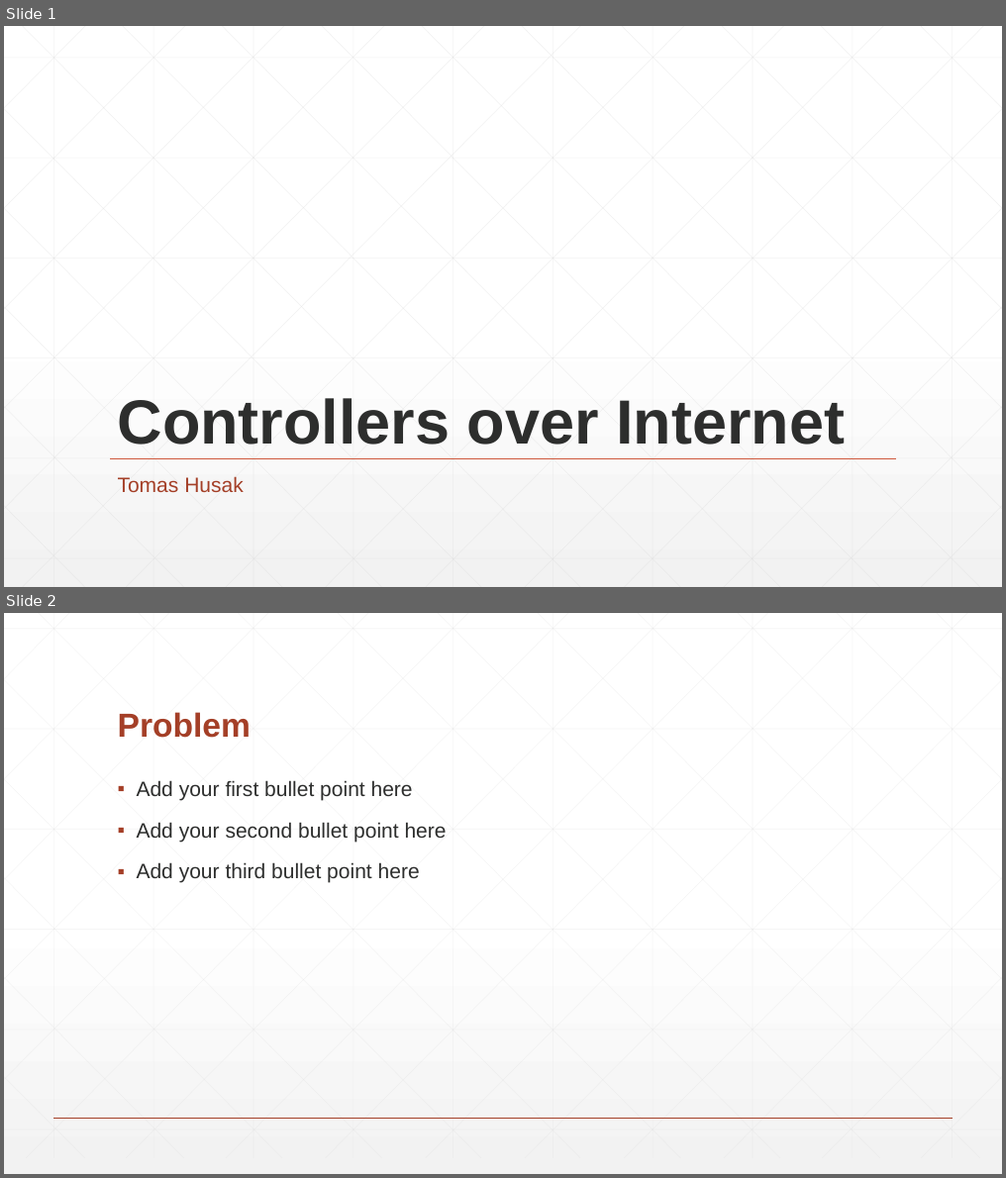
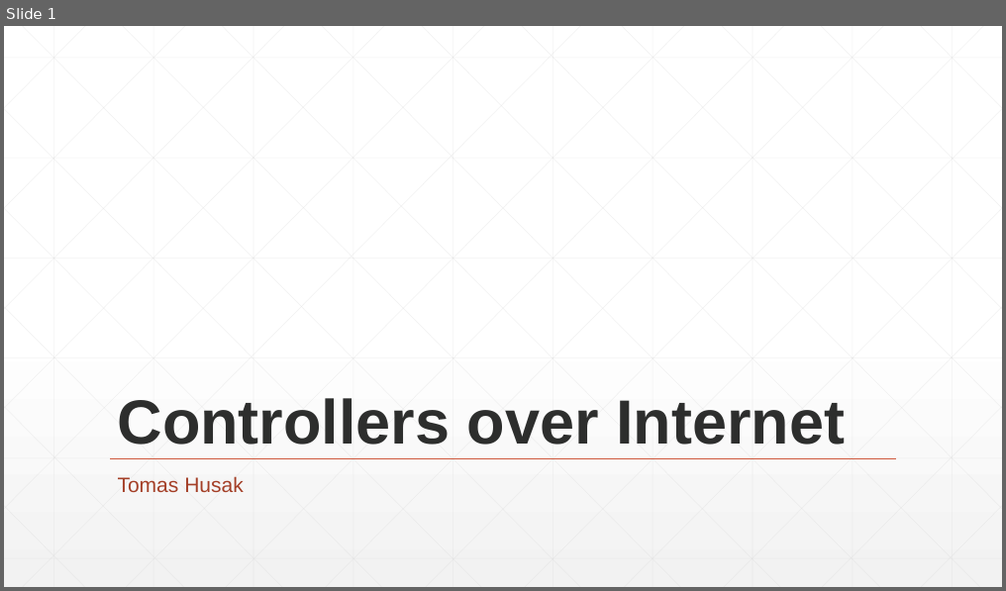
Before and after one commit to TomatorCZ/RemoteControllersOverInternet, a slide deck: Docs/Controllers over Internet.pptx. Shown one above the other, each under a label of ours: slides 1 and 2 before the commit, slide 1 after it. The pictures are 1006x1178 and 1006x591 pixels, drawn with LibreOffice and Linux fonts; fonts in the diff are those of the drawing. Boxes give left, top, right and bottom in pixels: in the first picture for what was removed or moved away, otherwise in the second. Text is boxed around its words. In the diff, an @@ line names an element or a change of style, - is before the commit and + after.

```diff
--- a/Docs/Controllers over Internet.pptx
+++ b/Docs/Controllers over Internet.pptx
@@ slide 2 removed at box(4, 613, 1002, 1174), background gradient #FFFFFF to #F2F2F2 @@
@@ title removed at box(118, 712, 251, 738) @@
-Problem
@@ text removed at box(137, 780, 447, 883) @@
-▪ Add your first bullet point here
-▪ Add your second bullet point here
-▪ Add your third bullet point here
@@ group removed at box(4, 613, 1002, 1158): 46 lines @@
@@ line removed from (54, 1118) to (952, 1118) @@
```
Also in this commit, not shown: 7 slides changed, 1 slide added, 2 other files.
